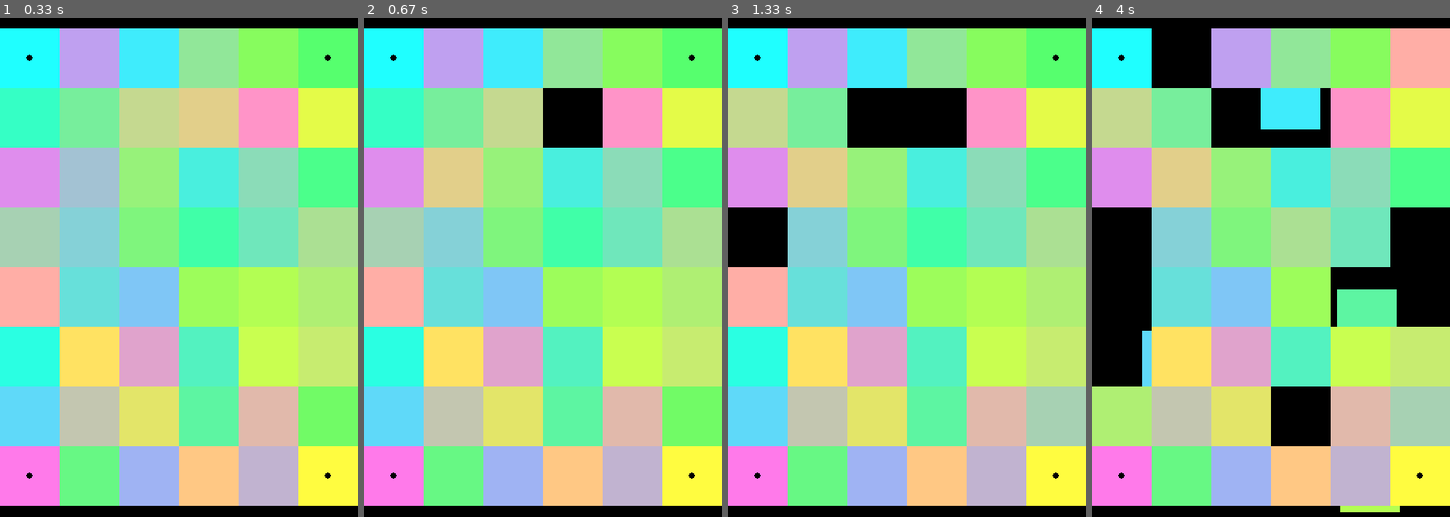
Above: before the commit, frames 1-4 (left to right).
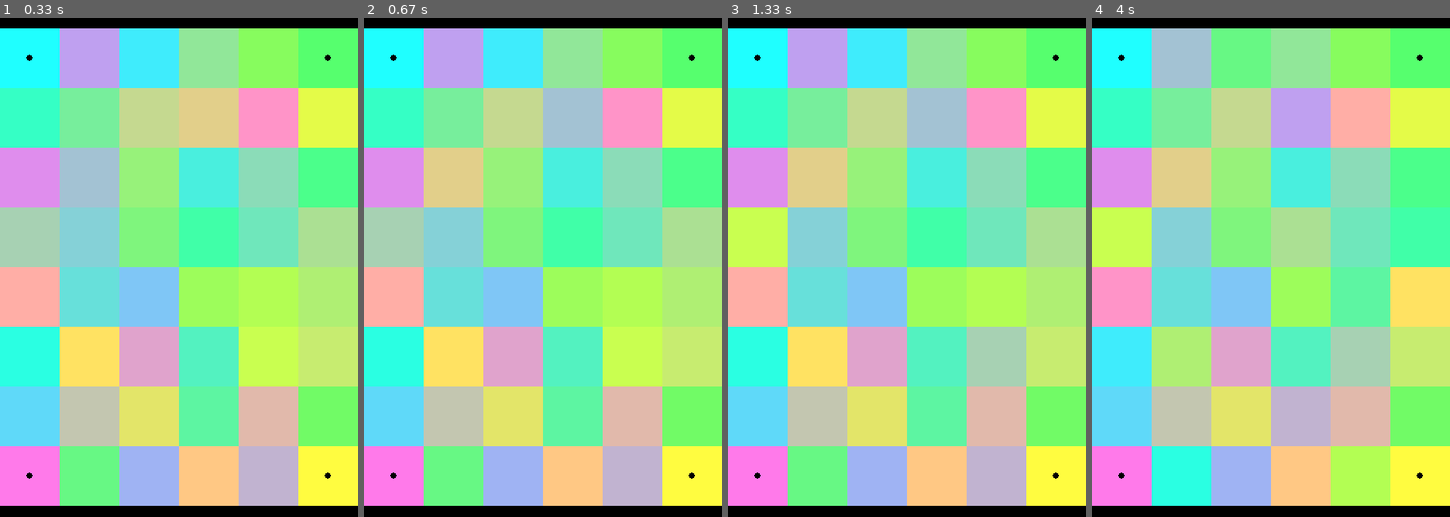
Above: after the commit, the same moments.

Repository: Angelina-ainel/PyGame-Project
Game: pygame game, started from field.py
Same seed, same stepped clock (60 frames per second), same inputs: the game is played once before the commit and once after it.
Inputs (mouse positions are in pixels of both pictures, inside the frame that each line leads up to):
- Up to frame 1 (0.33 s): no input
- Up to frame 2 (0.67 s): press the mouse at (571, 117) at 0.37 s; move the mouse to (503, 147) at 0.47 s; release the mouse at (432, 177) at 0.6 s
- Up to frame 3 (1.33 s): press the mouse at (878, 117) at 0.7 s; move the mouse to (831, 122) at 0.8 s; release the mouse at (785, 127) at 0.93 s; press the mouse at (756, 237) at 1.03 s; move the mouse to (878, 297) at 1.13 s; release the mouse at (1000, 362) at 1.27 s
- Up to frame 4 (4 s): press the mouse at (1120, 357) at 1.37 s; move the mouse to (1156, 407) at 1.47 s; release the mouse at (1192, 462) at 1.6 s; press the mouse at (1421, 297) at 1.7 s; move the mouse to (1296, 327) at 1.8 s; release the mouse at (1170, 362) at 1.93 s; press the mouse at (1360, 297) at 2.03 s; move the mouse to (1364, 387) at 2.13 s; release the mouse at (1371, 482) at 2.27 s; press the mouse at (1120, 357) at 2.37 s; move the mouse to (1188, 202) at 2.47 s; release the mouse at (1256, 42) at 2.6 s; press the mouse at (1120, 297) at 2.7 s; move the mouse to (1242, 197) at 2.8 s; release the mouse at (1360, 102) at 2.93 s; press the mouse at (1421, 237) at 3.03 s; move the mouse to (1360, 232) at 3.13 s; release the mouse at (1299, 232) at 3.27 s; press the mouse at (1299, 417) at 3.37 s; move the mouse to (1331, 367) at 3.47 s; release the mouse at (1367, 317) at 3.6 s; press the mouse at (1181, 57) at 3.7 s; move the mouse to (1235, 77) at 3.8 s; release the mouse at (1288, 97) at 3.93 s

Frame 1 is identical in both runs. In frame 2, 2.0% of the frame differs, in the area x 50-67%, y 14-26%; in frame 3, 12%; in frame 4, 39%, in the area x 0-100%, y 2-100%.

Commit message:
I finally finished making collision!

Diff:
--- a/field.py
+++ b/field.py
@@ -6,21 +6,25 @@
 fixed_elems = ['4 corners', 'whole frame', 'vertical lines', 'horizontal lines']
 
 
-def condition(elem):
+def condition_to_mix(elem):
     if not elem.mixed and not elem.fixed:
         return True
     return False
 
 
+def condition_to_change_places(sprite1, sprite2):
+    if pg.sprite.collide_mask(sprite1, sprite2) and not sprite2.fixed:
+        pass
+
+
 class Border(pg.sprite.Sprite):
-    # строго вертикальный или строго горизонтальный отрезок
     def __init__(self, x1, y1, x2, y2):
         super().__init__(all_sprites)
-        if x1 == x2:  # вертикальная стенка
+        if x1 == x2:
             self.add(vertical_borders)
             self.image = pg.Surface([1, y2 - y1])
             self.rect = pg.Rect(x1, y1, 1, y2 - y1)
-        else:  # горизонтальная стенка
+        else:
             self.add(horizontal_borders)
             self.image = pg.Surface([x2 - x1, 1])
             self.rect = pg.Rect(x1, y1, x2 - x1, 1)
@@ -44,28 +48,38 @@
         self.pushed = False
         self.size = cell_size
         self.group = groups[0]
+        self.pushed_elem_topleft = 0, 0
 
     def update(self, *args):
         if args and args[0].type == pg.MOUSEBUTTONDOWN and args[0].button == pg.BUTTON_LEFT:
             if self.rect.x < args[0].pos[0] < self.rect.x + self.size and \
                     self.rect.y < args[0].pos[1] < self.rect.y + self.size and not self.fixed:
                 self.pushed = True
+                self.pushed_elem_topleft = self.rect.topleft
+                self.group.remove(self)
+                self.group.add(self)
         if args and args[0].type == pg.MOUSEBUTTONUP:
             if self.pushed:
-                change_places = max((sprite for sprite in self.group if pg.sprite.collide_mask(self, sprite)),
-                    key=lambda s: self.mask.overlap_area(s.mask, (self.mask.get_rect().left - s.mask.get_rect().left,
-                                                                  self.mask.get_rect().top - s.mask.get_rect().top)))
-                print(change_places.id)
-                self.rect.topleft, change_places.rect.topleft = change_places.rect.topleft, self.rect.topleft
-                # self.rect.move
-                # if pg.sprite.spritecollide(self, self.group, False):
-                    # print(pg.sprite.spritecollide(self, self.group, False))
-            self.pushed = False
+                change_places = max((filter(lambda sprite: pg.sprite.collide_mask(self, sprite) and not sprite.fixed
+                                            and sprite != self, self.group)),
+                                    key=lambda s: self.mask.overlap_area(s.mask, (self.rect.x - s.rect.x,
+                                                                                  self.rect.y - s.rect.y)))
+                if self.rect.width * self.rect.height // 2 < self.mask.overlap_area(change_places.mask,
+                                                                                    (self.rect.x - change_places.rect.x,
+                                                                                  self.rect.y - change_places.rect.y)):
+                    self.rect.topleft, change_places.rect.topleft = change_places.rect.topleft, self.pushed_elem_topleft
+                else:
+                    self.rect.topleft = self.pushed_elem_topleft
+                self.pushed = False
 
         if args and args[0].type == pg.MOUSEMOTION:
             if self.pushed:
-                dx, dy = args[0].rel
-                self.rect.topleft = self.rect.x + dx, self.rect.y + dy
+                if not pg.sprite.spritecollideany(self, horizontal_borders) or \
+                        not pg.sprite.spritecollideany(self, vertical_borders):
+                    dx, dy = args[0].rel
+                    self.rect.topleft = self.rect.x + dx, self.rect.y + dy
+                else:
+                    self.rect.topleft = self.rect.topleft
 
 
 class Field:
@@ -125,8 +139,8 @@
     def mix_elements(self):
         for i in range(len(self.list_elems)):
             if not self.list_elems[i].mixed and not self.list_elems[i].fixed:
-                pair = random.choice(list(filter(condition, self.list_elems)))
-                self.list_elems[i].rect.topleft, pair.rect.topleft = pair.rect.topleft, self.list_elems[i].rect.topleft
+                pair = random.choice(list(filter(condition_to_mix, self.list_elems)))
+                self.list_elems[i].rect, pair.rect = pair.rect, self.list_elems[i].rect
                 pair.mixed = True
                 self.list_elems[i].mixed = True
 
@@ -148,7 +162,7 @@
 if __name__ == '__main__':
     pg.init()
     width, height = size = 450, 750
-    screen = pg.display.set_mode((450, 750))
+    screen = pg.display.set_mode(size)
     lt = np.array((31, 255, 255))
     rt = np.array((90, 255, 106))
     lb = np.array((255, 118, 233))
@@ -156,8 +170,8 @@
     all_sprites = pg.sprite.Group()
     horizontal_borders = pg.sprite.Group()
     vertical_borders = pg.sprite.Group()
-    Border(0, 0, width, 0)
-    Border(0, height, width, height)
+    Border(0, 75, width, 75)
+    Border(0, height - 75, width, height - 75)
     Border(0, 0, 0, height)
     Border(width, 0, width, height)
     level = Field(6, 8, lt, rt, lb, rb, '4 corners')
--- a/testing.py
+++ /dev/null
@@ -1,29 +0,0 @@
-import pygame
-
-pygame.init()
-pygame.display.set_caption('Перетаскивание')
-size = width, height = 300, 300
-screen = pygame.display.set_mode(size)
-running = True
-x, y = 0, 0
-pushed = False
-while running:
-    for event in pygame.event.get():
-        if event.type == pygame.QUIT:
-            running = False
-        if event.type == pygame.MOUSEBUTTONDOWN:
-            if x < event.pos[0] < x + 100 and y < event.pos[1] < y + 100:
-                pushed = True
-        if event.type == pygame.MOUSEBUTTONUP:
-            pushed = False
-        if event.type == pygame.MOUSEMOTION:
-            if pushed:
-                print(event.pos)
-                if width - event.pos[0] > 0 and height - event.pos[1] > 0:
-                    dx, dy = event.rel
-                    x += dx
-                    y += dy
-    screen.fill(pygame.Color('black'))
-    pygame.draw.rect(screen, (0, 255, 0), (x, y, 100, 100))
-    pygame.display.flip()
-pygame.quit()
